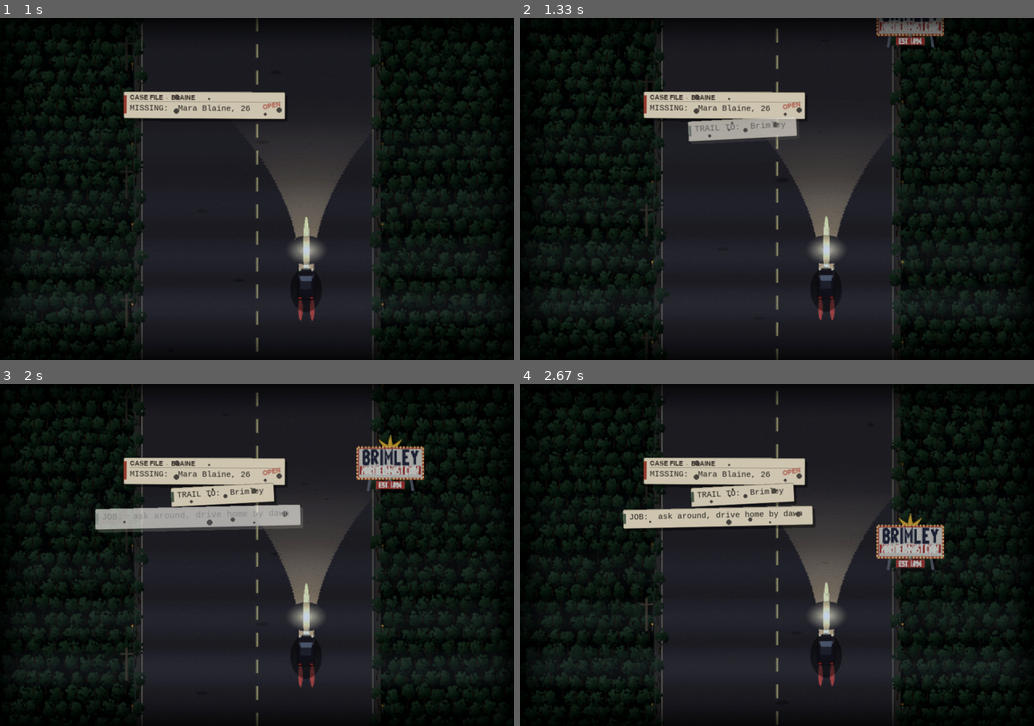
Above: before the commit, frames 1-4 (two rows, left to right).
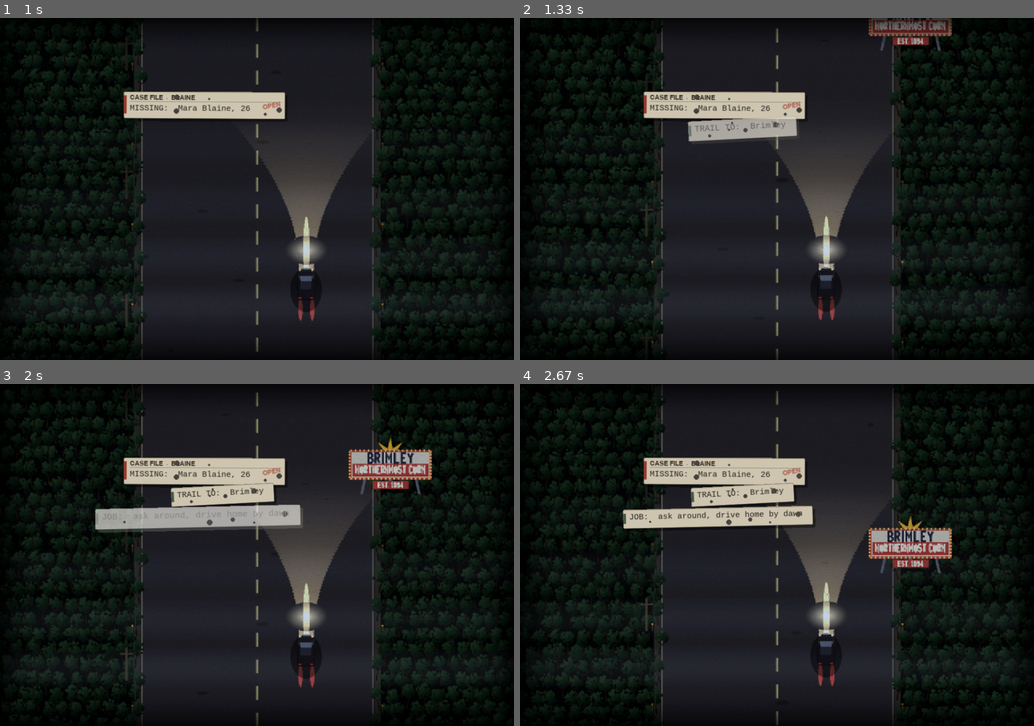
Above: after the commit, the same moments.

Repository: AV-ASU/Threshold
Game: pygame game, started from main.py
Two runs of this game, one before a commit and one after it. Both use one fixed random seed, a clock stepped at 60 frames per second and the inputs below.
Inputs:
- Up to frame 1 (1 s): tap Enter at 0.33 s
- Up to frame 2 (1.33 s): no input
- Up to frame 3 (2 s): no input
- Up to frame 4 (2.67 s): no input

Frame 1 is identical in both runs. In frame 2, 0.7% of the frame differs, in the area x 67-84%, y 0-10%; in frame 3, 1.5%; in frame 4, 1.5%, in the area x 67-85%, y 37-56%.

Commit message:
Widen the town sign until its lettering actually resolves
The googie restyle improved contrast and quietly kept the panel narrow, so
the maintainer's verdict was that it read worse than before. It did.

Cropping the sign at 1:1 and counting settled in one line what three
rebuilds of styling had not: the panel rendered 80 x 44 SCREEN PIXELS and
"NORTHERNMOST CORN" is seventeen characters, so each character got 4.5px.
No alphabet, contrast, colour or brush weight resolves 4.5px a character.
Only fewer characters per line or a wider board can.

Every judgement before this was made on a capture taken at play zoom and
then ENLARGED to inspect -- which is still looking at a magnified image,
and a magnified image of 4px lettering looks fine. That is why three
rounds of "it's unreadable" produced three rounds of restyling.

- The panel goes 8x16ft -> 8x24ft (3:1), landing 144 x 54 px on screen.
- The three lines take an explicit hierarchy instead of competing: the
  name unmistakable at 14px/char, the boast readable at 8px, the founding
  year fine print at 6px -- which is what it is on a real sign too.
- assemblies.sign_legibility() computes what each line lands at in pixels,
  and tests/render_smoke.py [6/6] fails under the floor (>=12px/char for
  the name, >=5.8px for anything). Verified to fail: restore the old panel
  width and it goes red on all three lines. This cannot regress by eye
  again, because it is no longer judged by eye.
- The intro drive-in board and the SPREAD drive-out back follow the same
  proportion.

VISION gains the rule the episode was actually teaching: when the question
is legibility, count the pixels, do not look. About 6px a character to
read at all, 12px+ for anything that must read at a glance.

Co-Authored-By: Claude Opus 5 <noreply@anthropic.com>
Claude-Session: https://claude.ai/code/session_014DYCGGbc9oxfwHUXmmFGCT

Diff:
--- a/rendering/assemblies.py
+++ b/rendering/assemblies.py
@@ -450,6 +450,30 @@
     return pts
 
 
+def sign_legibility(lines, cam_scale=1.10, sin_pitch=0.8191520442889918):
+    """How big each line of a sign's lettering actually lands, IN SCREEN
+    PIXELS, at play zoom.
+
+    This exists because four rebuilds of the town sign were judged by eye
+    from zoomed captures and the maintainer kept, correctly, calling the
+    result unreadable. The eye cannot tell 9px from 5px in a magnified crop,
+    and the answer was never a matter of taste: at the shipping camera the
+    board renders about 143 x 39 pixels, and seventeen characters across it
+    is 4.5px each. No alphabet resolves that.
+
+    A vertical face is barely foreshortened here (`sin_pitch`, ~0.82 of the
+    horizontal), so WIDTH-PER-CHARACTER is almost always the binding
+    constraint, not cap height. Returns (text, cap_px, per_char_px) per line.
+    """
+    out = []
+    for text, x0, x1, zb, zt, _ink, _w in lines:
+        total, _cells = lettering.layout(text)
+        cap = (zt - zb)
+        per = min((x1 - x0) / max(total, 0.001), cap * 0.72)
+        out.append((text, cap * cam_scale * sin_pitch, per * cam_scale))
+    return out
+
+
 def _town_sign(text="BRIMLEY", welcome=True):
     """The town's sign.
 
@@ -462,13 +486,18 @@
     and all -- four welcome signs for one town, three of them nowhere near
     its edge.
     """
-    # An 8 x 16ft panel: double the 4x8 sheet a small sign is cut from, and
-    # the size this board needs for three lines to READ at play zoom. The
-    # panel holds 2:1 either way.
-    real = (192.0, 2.0, 96.0)
+    # An 8 x 24ft panel. The width is not a style choice, it is arithmetic.
+    # MEASURED at play zoom, an 8x16 board renders 80 x 44 SCREEN PIXELS, and
+    # "NORTHERNMOST CORN" is seventeen characters: 4.5px each, which no
+    # alphabet and no amount of contrast can resolve. Three rebuilds went
+    # into styling before anyone counted the pixels. Characters-per-line
+    # against panel-width-in-pixels is the whole problem, so the board went
+    # WIDE (3:1 rather than 2:1) until the long line cleared 8px a
+    # character. `sign_legibility()` below keeps it there.
+    real = (288.0, 2.0, 96.0)
     if welcome:
-        pw = 72.0                            # panel width, world units
-        base_z = 12.0                        # the panel is held UP, googie
+        pw = 130.0                           # panel width, world units
+        base_z = 15.0                        # clears the hanging plaque
         frame, leg_t, leg_splay = 2.6, 3.0, 0.20
     else:
         pw = 34.0
@@ -510,17 +539,16 @@
                pitch=sx * leg_splay, mat="sign_steel", name=f"leg{sx}")
           for sx in (1, -1)],
     ]
-    plaque_h = ph * 0.26                     # the hanging year-plaque
+    plaque_h = ph * 0.30                     # the hanging year-plaque
     if welcome:
         # THE STARBURST, rising behind the panel and clearing its top. An
         # eight-point atomic star is the shape that says 1960s roadside on
         # sight, and it is the sign's silhouette above the board.
-        # The star clears the panel's top, but only just. Sized off the real
-        # archetype it lands the whole sign at 81 units, over three times a
-        # wall -- which is honest for the 25ft Vegas board and absurd for a
-        # dying corn town's own sign. Brimley built a small one.
-        parts.append(Part(prim.star(8, pw * 0.26, pw * 0.10, 1.4),
-                          at=(0, pt * 0.55, top_z + pw * 0.02),
+        # The star clears the panel's top, but only just: it is the
+        # silhouette, not the subject, and the panel has to stay the thing
+        # you look at.
+        parts.append(Part(prim.star(8, pw * 0.14, pw * 0.055, 1.4),
+                          at=(0, pt * 0.55, top_z + pw * 0.012),
                           mat="sign_star", name="star"))
         # the hanging plaque that carries the founding year, so the smallest
         # line gets a panel of its own instead of a strip of the big one
@@ -540,24 +568,22 @@
         # the coral band, and the year on its own hanging plaque: each
         # subordinate line bounded by its own colour rather than dissolving
         # into the field, which is what made them unreadable before.
-        band0, band1 = base_z + ph * 0.04, base_z + ph * 0.36
-        parts.append(Part(prim.box(pw * 0.96, pt * 0.42, band1 - band0),
+        band0, band1 = base_z + ph * 0.03, base_z + ph * 0.50
+        parts.append(Part(prim.box(pw * 0.97, pt * 0.42, band1 - band0),
                           at=(0, -pt * 0.46, band0), mat="sign_accent",
                           name="band"))
         pz0 = base_z - plaque_h - 1.2
+        # A HIERARCHY, because the pixels only stretch so far. The town's
+        # name is unmistakable, the boast is readable, and the founding year
+        # is fine print -- which is what it is on a real sign too. Trying to
+        # give all three the same weight is what kept all three small.
         lines = [
             (_SIGN_LINES[0], -inner, inner,
-             base_z + ph * 0.44, base_z + ph * 0.93, "sign_paint", 0.17),
-            # The subordinate lines get as much of their own band as the band
-            # can give them. Squeezed into a fifth of it they were unreadable
-            # at play zoom even in cream on coral, which was the maintainer's
-            # standing complaint through two rebuilds: the fix is a bigger
-            # share of the board, not a heavier brush.
-            (_SIGN_LINES[1], -inner * 0.96, inner * 0.96,
-             band0 + (band1 - band0) * 0.16, band1 - (band1 - band0) * 0.14,
-             "sign_accent_ink", 0.20),
-            (_SIGN_LINES[2], -pw * 0.20, pw * 0.20,
-             pz0 + plaque_h * 0.22, pz0 + plaque_h * 0.80,
+             base_z + ph * 0.56, base_z + ph * 0.97, "sign_paint", 0.17),
+            (_SIGN_LINES[1], -inner * 0.97, inner * 0.97,
+             base_z + ph * 0.19, base_z + ph * 0.44, "sign_accent_ink", 0.20),
+            (_SIGN_LINES[2], -pw * 0.21, pw * 0.21,
+             pz0 + plaque_h * 0.24, pz0 + plaque_h * 0.82,
              "sign_accent_ink", 0.20),
         ]
         bulbs = _ring(-pw / 2 - frame * 0.2, pw / 2 + frame * 0.2,
@@ -566,8 +592,12 @@
         lines = [(text, -inner, inner, base_z + ph * 0.20,
                   base_z + ph * 0.80, "sign_paint", 0.18)]
         bulbs = None
-    return Assembly(*parts,
-                    overlay=_sign_paint(lines, -(pt / 2) - 0.7, bulbs))
+    asm = Assembly(*parts,
+                   overlay=_sign_paint(lines, -(pt / 2) - 0.7, bulbs))
+    # the very lines the overlay paints, so a legibility check can never
+    # be measuring a layout the sign does not actually draw
+    asm.lines = lines
+    return asm
 
 
 # A VALUE here is a finished assembly; a FUNCTION is a variant factory that
--- a/rendering/assembly.py
+++ b/rendering/assembly.py
@@ -100,6 +100,10 @@
         # floating without it -- and is wrong on something that sits flush,
         # where the prop's own dark under-face already does the job.
         self.shadow = shadow
+        # optional metadata a prop may hang on itself (the town sign
+        # publishes the lettering layout it drew, so a test can measure
+        # the real thing rather than a copy that can drift)
+        self.lines = ()
         self._cache = None
 
     def faces(self):
--- a/rendering/references.py
+++ b/rendering/references.py
@@ -156,23 +156,24 @@
     },
     "town_sign": {
         "is": "A 1960s GOOGIE roadside welcome sign, of the 1959 Welcome to "
-              "Fabulous Las Vegas family: a BRIGHT cream 8x16ft panel in a "
+              "Fabulous Las Vegas family: a BRIGHT cream 8x24ft panel in a "
               "coral frame, lined with light bulbs, a bulb-lit atomic "
               "STARBURST rising clear above it, a coloured band carrying the "
               "second line, a small hanging plaque for the third, and two "
               "SPLAYED steel legs. Not a weathered farm board.",
-        # 192 x 96in panel (two 4x8 sheets each way), nominal 2in with its
-        # frame. +x is the board's WIDTH (the way you read it), +y its
-        # thickness, +z its height -- the model's axes, which is not how a
-        # sign shop quotes a sheet.
-        "real": (192.0, 2.0, 96.0),
+        # 288 x 96in: an 8 x 24ft panel, three sheets wide. The WIDTH is set
+        # by legibility, not by taste -- see `sign_legibility()`. At 8x16 the
+        # board rendered 80 x 44 screen pixels and its long line got 4.5px a
+        # character, which no lettering resolves. +x is the board's WIDTH
+        # (the way you read it), +y its thickness, +z its height.
+        "real": (288.0, 2.0, 96.0),
         "part": "panel",   # the face + back plates together
-        # A googie welcome sign is TALL on purpose -- it is built to be seen
-        # over whatever is in front of it, and the archetype stands 25ft,
-        # which here would be 81 units, over three times a wall. That is
-        # honest for Vegas and absurd for a dying corn town, so Brimley's is
-        # a small one: the panel and its starburst come to about 21ft.
-        "world_h": 68.0,   # ~2.6x a wall, star included
+        # A googie welcome sign is TALL on purpose -- built to be seen over
+        # whatever is in front of it. The archetype stands 25ft, which here
+        # is about 81 units, and Brimley's lands just under that: not for
+        # grandeur, but because the panel had to grow until its lettering
+        # could be read at the shipping camera.
+        "world_h": 78.0,   # ~3x a wall, star included
         "mount": "held UP, the panel's bottom edge around 5ft, with the "
                  "starburst clearing the top: a googie sign is meant to be "
                  "seen over whatever is in front of it. Legs inset from the "
--- a/rendering/spread_drive.py
+++ b/rendering/spread_drive.py
@@ -251,12 +251,12 @@
     """
     def L(v):
         return (int(v[0] * light), int(v[1] * light), int(v[2] * light))
-    bw, bh = 118, 54
+    bw, bh = 146, 48
     bx, by = x - bw // 2, y - bh
     for sgn in (-1, 1):
-        fx = x + sgn * 40
+        fx = x + sgn * 52
         pygame.draw.polygon(s, L((70, 74, 80)), [
-            (x + sgn * 30, by + 18), (x + sgn * 34, by + 18),
+            (x + sgn * 38, by + 16), (x + sgn * 42, by + 16),
             (fx + sgn * 4, by + 78), (fx, by + 78)])
     # the star's plain back, still clearing the panel
     star = []
--- a/tests/render_smoke.py
+++ b/tests/render_smoke.py
@@ -262,6 +262,42 @@
     return errors
 
 
+def check_sign_legibility(_g):
+    """World lettering has to be READABLE at play zoom, in pixels.
+
+    The town sign was rebuilt four times -- a bigger board, then a doubled
+    board, then a bright googie restyle -- and the maintainer called it
+    unreadable every time, because every judgement was made from a MAGNIFIED
+    capture. At the shipping camera the panel lands about 143 x 39 screen
+    pixels, and "NORTHERNMOST CORN" is seventeen characters: 4.5px each. The
+    eye cannot see that in a 4x crop, and no alphabet, contrast or brush
+    weight resolves it. It is arithmetic, so it gets arithmetic.
+
+    Verified to fail: narrow the welcome panel back toward its old width and
+    the long line drops under the floor here.
+    """
+    from rendering.assemblies import base, sign_legibility
+    errors = 0
+    asm = base("town_sign")
+    if not asm.lines:
+        return fail("the town sign publishes no lettering layout to measure")
+    metrics = sign_legibility(asm.lines)
+    # the town's NAME is the one thing that must read at a glance
+    name, cap, per = metrics[0]
+    if per < 12.0 or cap < 13.0:
+        errors += fail(f"sign: {name!r} lands {per:.1f}px/char, {cap:.1f}px "
+                       "cap -- the town's name must be unmistakable "
+                       "(>=12px/char, >=13px cap)")
+    # and no line may fall to the mush the first four cuts shipped
+    for text, cap, per in metrics:
+        if per < 5.8 or cap < 6.4:
+            errors += fail(f"sign: {text!r} lands {per:.1f}px/char, "
+                           f"{cap:.1f}px cap -- under about 6px a character "
+                           "the letters merge into a bar. Widen the panel or "
+                           "shorten the line; styling will not save it.")
+    return errors
+
+
 def main():
     g = Game()
     g.save.new()
@@ -269,16 +305,18 @@
     g._start_play()
 
     failures = 0
-    print("[1/5] draw pipeline across scenes ...")
+    print("[1/6] draw pipeline across scenes ...")
     failures += check_draw_pipeline(g)
-    print("[2/5] core vignette overlays paint ...")
+    print("[2/6] core vignette overlays paint ...")
     failures += check_vignette_paints(g)
-    print("[3/5] ending cutscenes draw ...")
+    print("[3/6] ending cutscenes draw ...")
     failures += check_ending_cutscenes(g)
-    print("[4/5] heightfield + see-through door sight-gating ...")
+    print("[4/6] heightfield + see-through door sight-gating ...")
     failures += check_phase6_and_doors(g)
-    print("[5/5] painted world lettering is never mirrored ...")
+    print("[5/6] painted world lettering is never mirrored ...")
     failures += check_painted_lettering(g)
+    print("[6/6] world lettering is legible at play zoom ...")
+    failures += check_sign_legibility(g)
 
     if failures:
         print(f"\n{failures} failure(s).")
--- a/ui/cutscenes.py
+++ b/ui/cutscenes.py
@@ -548,13 +548,13 @@
         """
         def L(c):
             return (int(c[0] * light), int(c[1] * light), int(c[2] * light))
-        bw, bh = 118, 54
+        bw, bh = 146, 48
         bx, by = x - bw // 2, y - bh
         # splayed legs (the world sign's `pitch`, drawn flat here)
         for sgn in (-1, 1):
-            fx = x + sgn * 40
+            fx = x + sgn * 52
             pygame.draw.polygon(s, L((92, 96, 104)), [
-                (x + sgn * 30, by + 18), (x + sgn * 34, by + 18),
+                (x + sgn * 38, by + 16), (x + sgn * 42, by + 16),
                 (fx + sgn * 4, by + 78), (fx, by + 78)])
         # the starburst, clearing the panel's top
         star = []
@@ -565,7 +565,7 @@
         pygame.draw.polygon(s, L((228, 176, 54)), star)
         pygame.draw.rect(s, L((176, 58, 52)), (bx - 4, by - 4, bw + 8, bh + 8))
         pygame.draw.rect(s, L((214, 206, 186)), (bx, by, bw, bh))
-        band = (bx + 2, by + int(bh * 0.60), bw - 4, int(bh * 0.30))
+        band = (bx + 2, by + int(bh * 0.46), bw - 4, int(bh * 0.52))
         pygame.draw.rect(s, L((176, 58, 52)), band)
         # the hanging year-plaque
         pw2, ph2 = int(bw * 0.46), 15
@@ -588,8 +588,8 @@
                 pygame.draw.circle(s, hot, (int(bxp), int(byp)), 1)
         ink, cream = L((38, 42, 60)), L((238, 230, 208))
         for text, r0, r1, col, wt in (
-                ("BRIMLEY", 0.06, 0.52, ink, 0.17),
-                ("NORTHERNMOST CORN", 0.62, 0.88, cream, 0.20)):
+                ("BRIMLEY", 0.04, 0.42, ink, 0.17),
+                ("NORTHERNMOST CORN", 0.54, 0.82, cream, 0.20)):
             lettering.paint_word(
                 s, lambda lx, lz: (bx + lx, by + bh - lz), text,
                 bw * 0.05, bw * 0.95, bh * (1 - r1), bh * (1 - r0), col,
Not shown, changed: CHANGELOG.md
Not shown, changed: VISION.md
